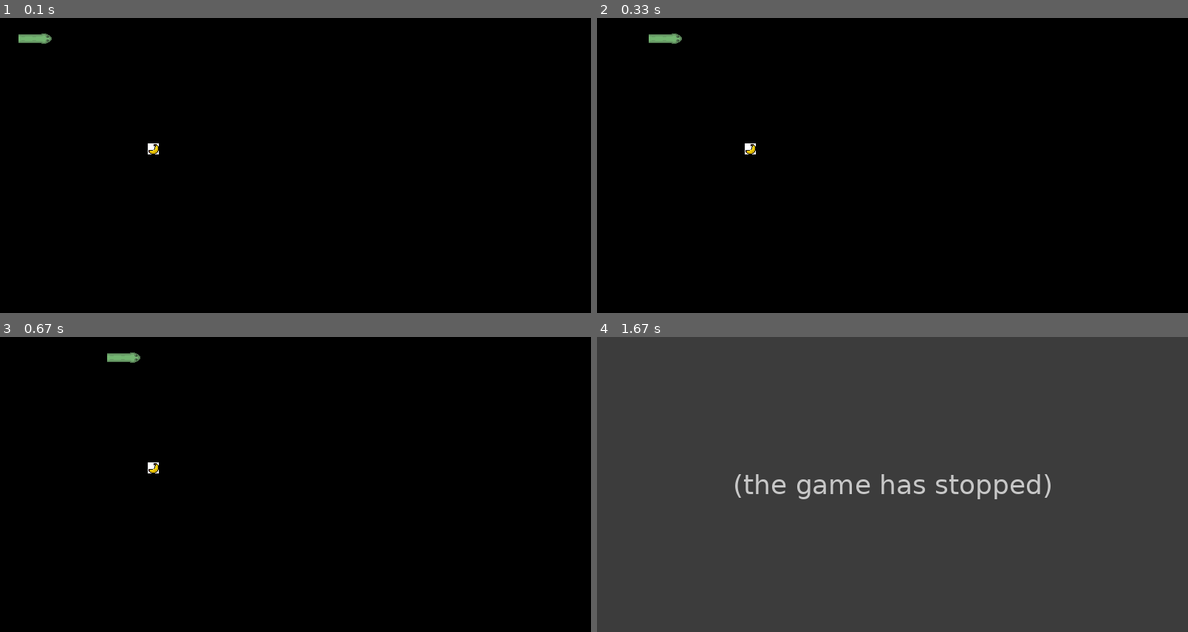
Above: before the commit, frames 1-4 (two rows, left to right).
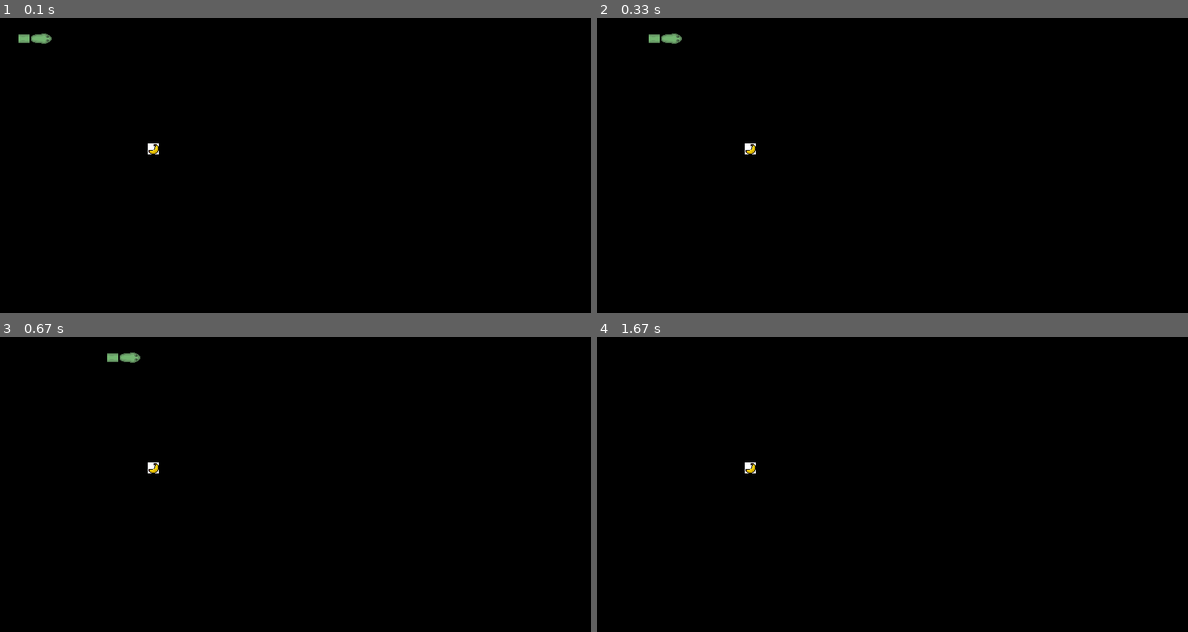
Above: after the commit, the same moments.

Repository: luciusvinicius/tpj_96123
Game: pygame game, started from p3 - snake/main.py
The game is run twice, just before and just after one commit, with the same random seed, the same clock (stepped at 60 frames per second) and the same inputs.
Inputs:
- Up to frame 1 (0.1 s): no input
- Up to frame 2 (0.33 s): no input
- Up to frame 3 (0.67 s): hold D from 0.33 s (still down)
- Up to frame 4 (1.67 s): release D at 0.8 s; hold W 0.83-1.3 s

The runs differ from the first frame. In frame 1, less than 0.1% of the frame differs, in the area x 5-7%, y 5-9%; in frame 2, less than 0.1%; in frame 3, less than 0.1%; in frame 4, 100%, in the area x 0-100%, y 0-100%.
Before the commit the program exited at 1.07 s; later frames show no game.

Commit message:
curve sprite delayed

Diff:
--- a/p3 - snake/BodyPart.py
+++ b/p3 - snake/BodyPart.py
@@ -4,6 +4,26 @@
 import math
 
 IMG_URL = "./sprites/banana.jpg"
+
+angles = {
+    (0,1): {
+        (1,0): 180,
+        (-1,0): -90
+    },
+    (0,-1): {
+        (1,0): 90,
+        (-1,0): 0
+    },
+    (1,0): {
+        (0,1): 0,
+        (0,-1): -90
+    },
+    (-1,0): {
+        (0,1): 90,
+        (0,-1): 180
+    }
+}
+
 
 class BodyPart(Sprite):
     def __init__(self, x, y, direction, scale=1, speed=1):
@@ -20,12 +40,14 @@
         self.prev : BodyPart = None
         self.next : BodyPart = None
         self.direction : Tuple = direction
+        self.angle : int = 0
         # self.scale = scale
 
         picture = image.load(IMG_URL)
         picture = transform.scale(picture, (self.img_scale, self.img_scale)) # scale
         self.base_image = picture.convert_alpha()
         self.image = picture.convert_alpha()
+        self.type = "end"
 
     def move(self, direction):
         self.rect.move_ip((direction[0] * self.rect.width * self.speed, direction[1] * self.rect.height * self.speed))
@@ -38,16 +60,35 @@
         self.image = transform.scale(self.base_image, (self.img_scale, self.img_scale))
         angle_x = 0 if self.direction[0] >= 0 else 180
         angle = - 90 * self.direction[1] + angle_x
-        print(f"angle: {angle}")
-        self.image = transform.rotate(self.image, angle)
+        if self.type == "curve":
+            print(f"{self}: {self.angle=}")
+            self.image = transform.rotate(self.image, self.angle)
 
-        # self.image = transform.rotate(self.image, 90)
+        else:
+            self.image = transform.rotate(self.image, angle)
+
+
 
 
     def set_sprite(self, sprite):
         self.base_image = transform.scale(sprite, (self.img_scale, self.img_scale))
         picture = transform.scale(sprite, (self.img_scale, self.img_scale))
+        self.get_curve_angle()
+        # if self.type == "curve":
+        #     print(f"Rotated {self} to angle {self.angle}")
+        #     picture = transform.rotate(self.image, self.angle)
         self.image = picture.convert_alpha()
+
+    def get_curve_angle(self):
+        # print("-------------")
+        prev = self.prev
+        if prev is not None and prev.direction != self.direction:
+            print(f"{prev.direction=}")
+            print(f"{self.direction=}")
+            print(f"{angles[self.direction][prev.direction]}")
+            self.angle = angles[self.direction][prev.direction]
+            print(f"set {self} {self.angle=}")
+
 
     def __str__(self):
         return f"BodyPart: ({self.rect.x}, {self.rect.y})"
--- a/p3 - snake/Snake.py
+++ b/p3 - snake/Snake.py
@@ -44,21 +44,68 @@
     def move(self, direction):
         # self.root.move(direction)
         body_part = self.last
+        print(f"Root: {self.root}")
 
         while True:
+            # print("------ Another -----")
             prev = body_part.prev
+            nxt = body_part.next
+
 
             if prev is None:
                 break
 
+            body_part.get_curve_angle()
+            if nxt is not None:
+                nxt.get_curve_angle()
+
+                if body_part.direction == prev.direction:
+                    nxt.type = "straight"
+                    self.set_straight(nxt)
+                else:
+                    nxt.type = "curve"
+                    print(f"{nxt} angle is {nxt.angle}")
+                    self.set_curve(nxt)
             body_part.move(prev.direction)
-            self.set_straight(body_part)
+
+
             body_part.direction = prev.direction
             body_part = body_part.prev
 
         body_part.direction = direction
         self.set_head(body_part)
+
         body_part.move(direction)
+
+    # def move(self, direction):
+    #     bp : BodyPart = self.root
+    #     bp.direction = direction
+
+    #     while True:
+    #         nxt = bp.next
+    #         prev = bp.prev
+
+    #         if prev is not None:
+    #             if bp.direction == prev.direction:
+    #                 self.set_straight(bp)
+    #             else:
+    #                 self.set_curve(bp)
+
+    #             bp.move(bp.direction)
+    #             bp.direction = prev.direction
+    #         else:
+    #             bp.move(direction)
+
+    #         if nxt is None:
+    #             break
+
+    #         bp = nxt
+
+
+
+
+
+
 
 
     def collides_with(self, fruit : Food):
--- a/p3 - snake/main.py
+++ b/p3 - snake/main.py
@@ -56,13 +56,13 @@
         snake.add_part()
         food.change_position()
 
-    if snake.crashes_into_wall(WIDTH, HEIGHT):
-        print("Snake crashed against the wall")
-        running = False
+    # if snake.crashes_into_wall(WIDTH, HEIGHT):
+    #     print("Snake crashed against the wall")
+    #     running = False
 
-    if snake.kills_itself():
-        print("Snake eats self")
-        running = False
+    # if snake.kills_itself():
+    #     print("Snake eats self")
+    #     running = False
 
     snake.move(snake.direction)
     # update window
Binary file changed: p3 - snake/sprites/curve-green.png
